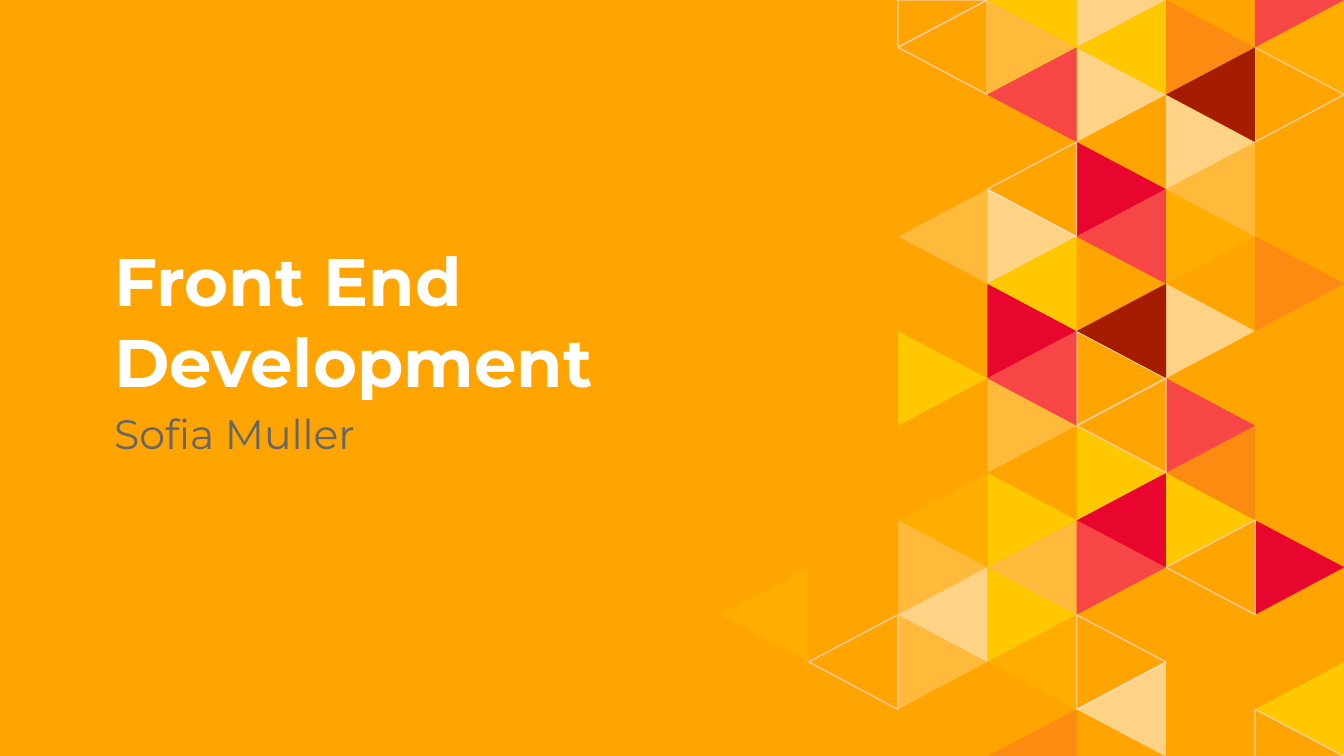
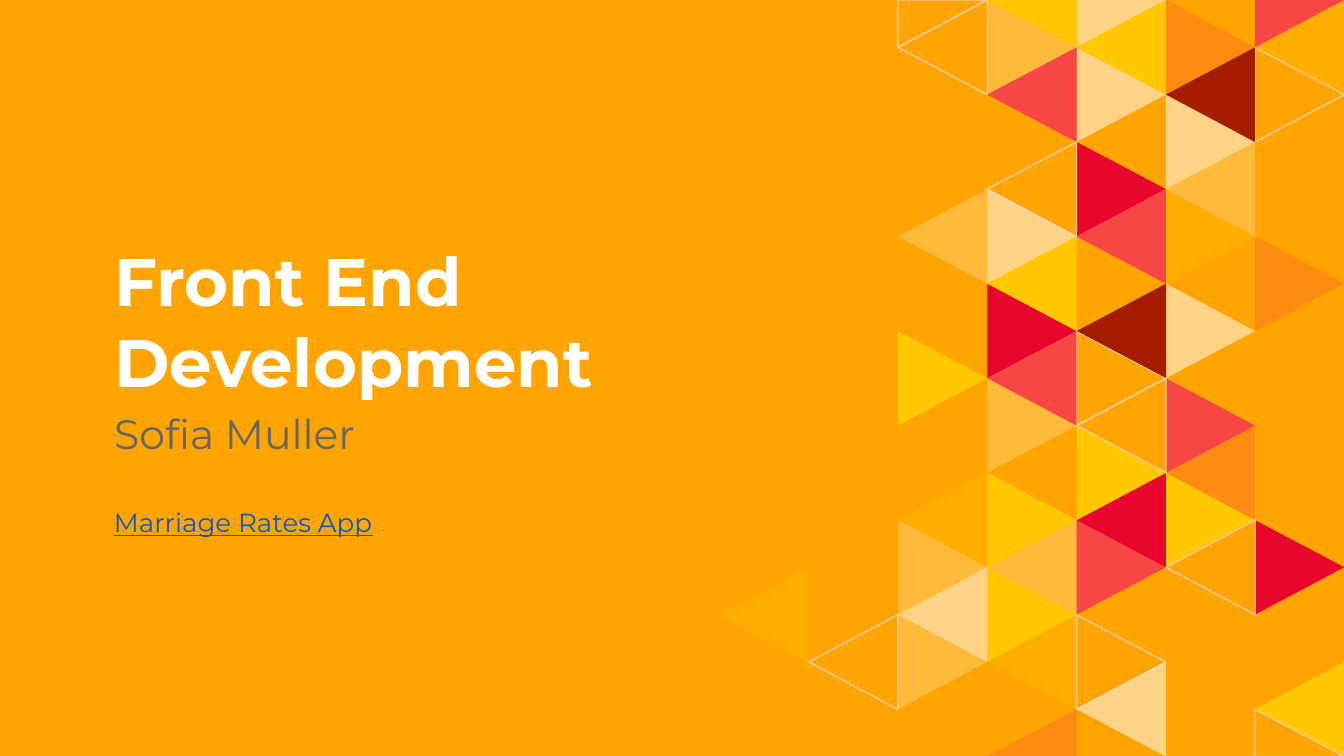
Before and after one commit to krashilili/Project2, a slide deck: slide 5 of PPT presentation/Slides.pptx. Drawn at 1344x756 pixels with LibreOffice and Linux fonts; fonts in the diff are those of the drawing. Boxes give left, top, right and bottom in pixels: in the first picture for what was removed or moved away, otherwise in the second. Text is boxed around its words. In the diff, an @@ line names an element or a change of style, - is before the commit and + after.

```diff
--- a/PPT presentation/Slides.pptx
+++ b/PPT presentation/Slides.pptx
@@ text added at [114, 512, 372, 538], 14 pt, text #1155CC, underline @@
+Marriage Rates App
```
Also in this commit, not shown: 2 other slides changed, 23 slides removed.
